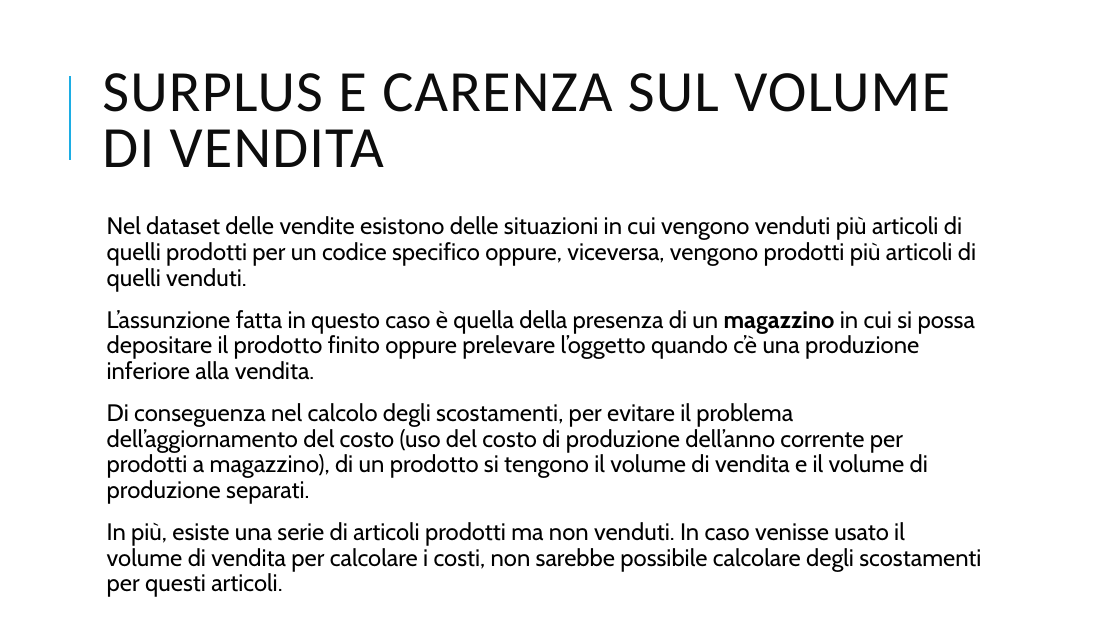
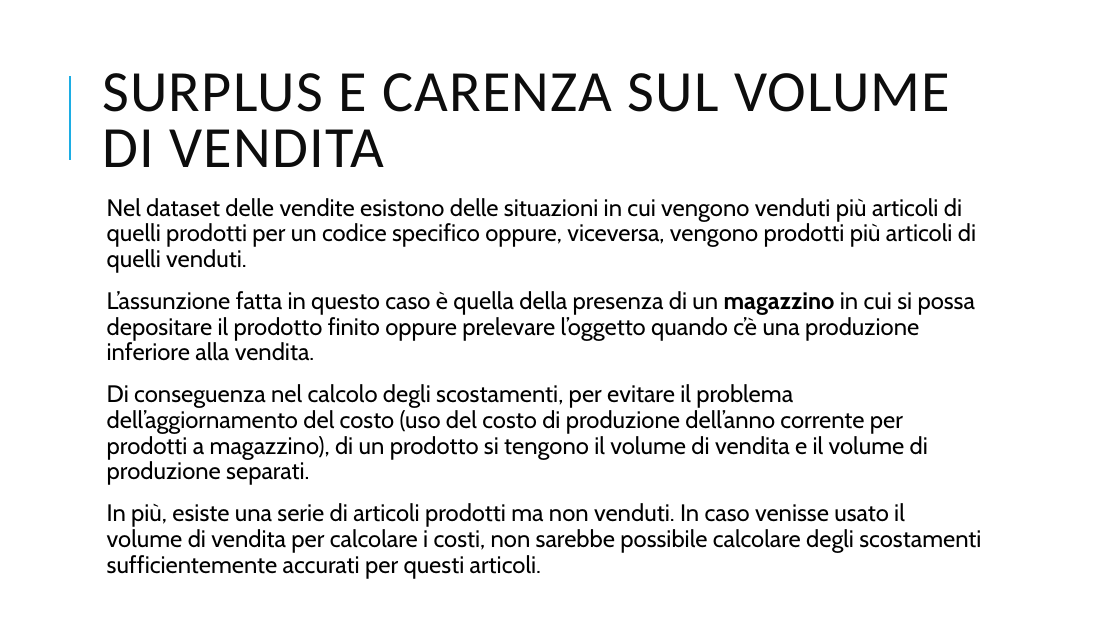
Before and after one commit to VinciGit00/SCGProject, a slide deck: slide 9 of Document/PresentazioneProgetto.pptx (slide 8 before the commit). Drawn at 1120x630 pixels with LibreOffice and Linux fonts; fonts in the diff are those of the drawing. Boxes give left, top, right and bottom in pixels: in the first picture for what was removed or moved away, otherwise in the second. Text is boxed around its words. In the diff, an @@ line names an element or a change of style, - is before the commit and + after.

```diff
--- a/Document/PresentazioneProgetto.pptx
+++ b/Document/PresentazioneProgetto.pptx
@@ text "Nel dataset delle vendite esistono ...": place and size @@
-text "Nel dataset delle vendite esistono ..." at (107,216,981,597)
+text "Nel dataset delle vendite esistono ..." at (107,198,981,574)
@@ text at (107,503,981,574): text changed @@
-  In più, esiste una serie di articoli prodotti ma non venduti. In caso venisse usato il volume di vendita per calcolare i costi, non sarebbe possibile calcolare degli scostamenti per questi articoli.
+  In più, esiste una serie di articoli prodotti ma non venduti. In caso venisse usato il volume di vendita per calcolare i costi, non sarebbe possibile calcolare degli scostamenti sufficientemente accurati per questi articoli.
```
Also in this commit, not shown: 11 other slides changed, 7 slides added, 8 slides removed, 6 other files.
